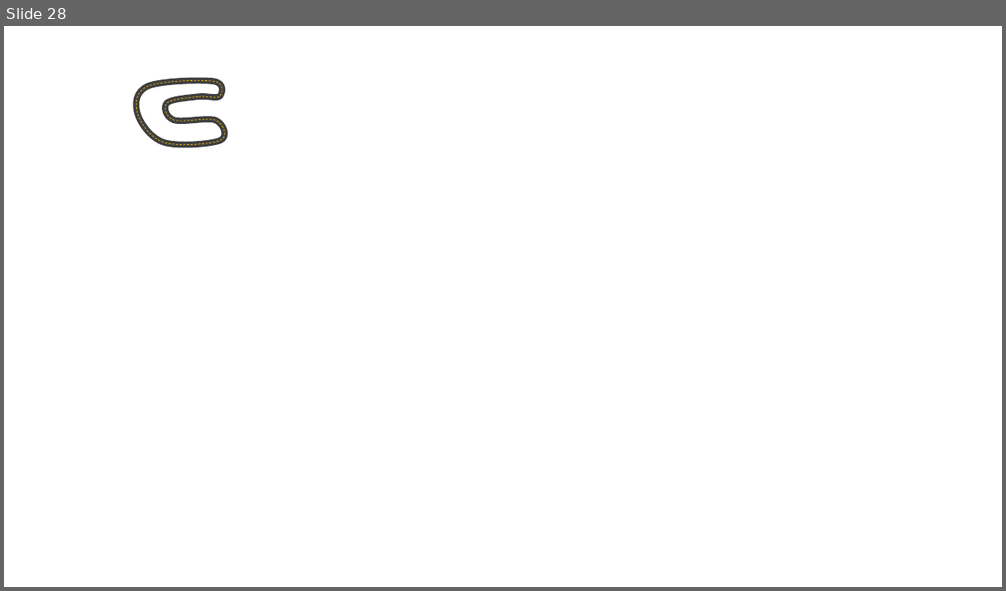
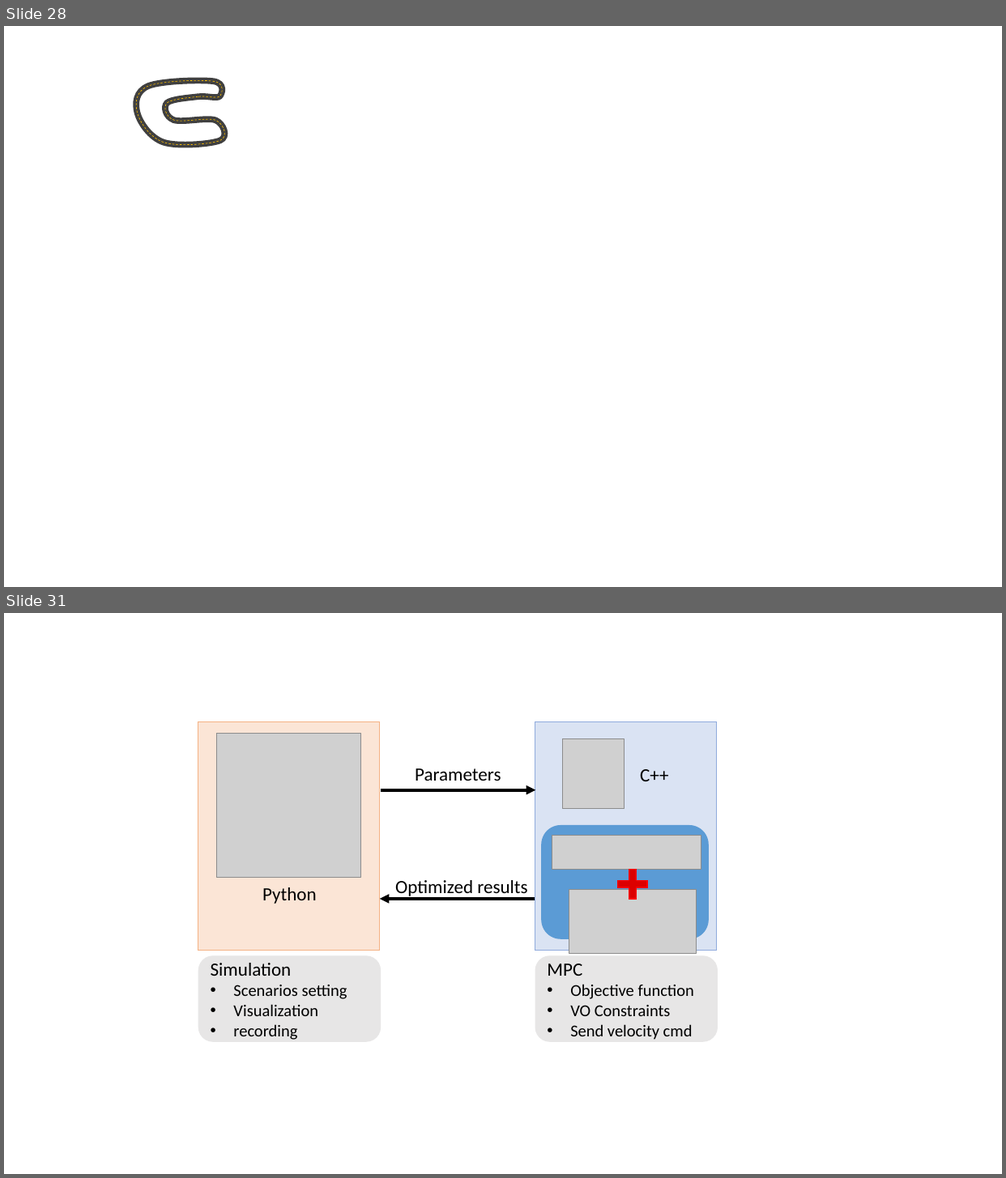
Before and after one commit to Yi-An-Wang/institute_information, a slide deck: path_planing/VO_code_try/robot_properties3.pptx. Shown one above the other, each under a label of ours: slide 28 before the commit, slides 28 and 31 after it; the slides between them are not shown. The pictures are 1006x591 and 1006x1178 pixels, drawn with LibreOffice and Linux fonts; fonts in the diff are those of the drawing; grey boxes stand for pictures. Boxes give left, top, right and bottom in pixels: in the first picture for what was removed or moved away, otherwise in the second. Text is boxed around its words. In the diff, an @@ line names an element or a change of style, - is before the commit and + after.

```diff
--- a/path_planing/VO_code_try/robot_properties3.pptx
+++ b/path_planing/VO_code_try/robot_properties3.pptx
@@ slide 31 added at bbox=[4, 613, 1002, 1174], background #FFFFFF @@
@@ rectangle added at bbox=[198, 722, 380, 951], fill #FBE5D6, outline #F4B183 1 pt @@
@@ picture added at bbox=[216, 734, 360, 877] @@
@@ rectangle added at bbox=[535, 722, 717, 951], fill #DAE3F3, outline #8FAADC 1 pt @@
@@ picture added at bbox=[562, 739, 624, 808] @@
@@ text added at bbox=[415, 769, 501, 781], 18 pt, text #000000 @@
+Parameters
@@ text added at bbox=[640, 769, 668, 781], 18 pt, text #000000 @@
+C++
@@ arrow added from (381, 790) to (535, 790), #000000 3 pt @@
@@ rounded rectangle added at bbox=[543, 825, 709, 939], fill #5B9BD5, outline #5B9BD5 1 pt @@
@@ picture added at bbox=[552, 835, 701, 869] @@
@@ plus added at bbox=[618, 870, 647, 899], fill #DC0000, outline #FF0000 1 pt @@
@@ text added at bbox=[262, 888, 317, 904], 18 pt, text #000000 @@
+Python
@@ arrow added from (535, 899) to (380, 899), #000000 3 pt @@
@@ text added at bbox=[395, 880, 527, 899], 18 pt, text #000000 @@
+Optimized results
@@ picture added at bbox=[569, 890, 697, 954] @@
@@ rounded rectangle added at bbox=[198, 956, 381, 1042], fill #E7E6E6, outline #E7E6E6 1 pt, 16 pt, text #000000 @@
+Simulation
+• Scenarios setting
+• Visualization
+• recording
@@ rounded rectangle added at bbox=[535, 956, 718, 1042], fill #E7E6E6, outline #E7E6E6 1 pt, 16 pt, text #000000 @@
+MPC
+• Objective function
+• VO Constraints
+• Send velocity cmd
```
Also in this commit, not shown: 2 other slides added, 1 other file.
